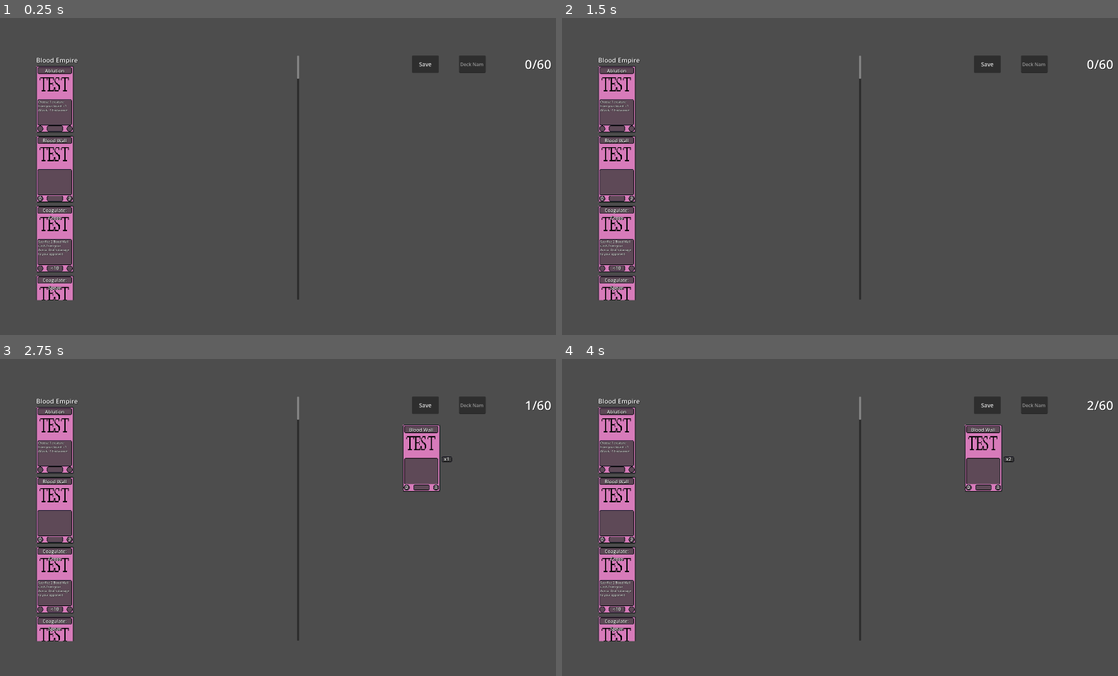
Above: before the commit, frames 1-4 (two rows, left to right).
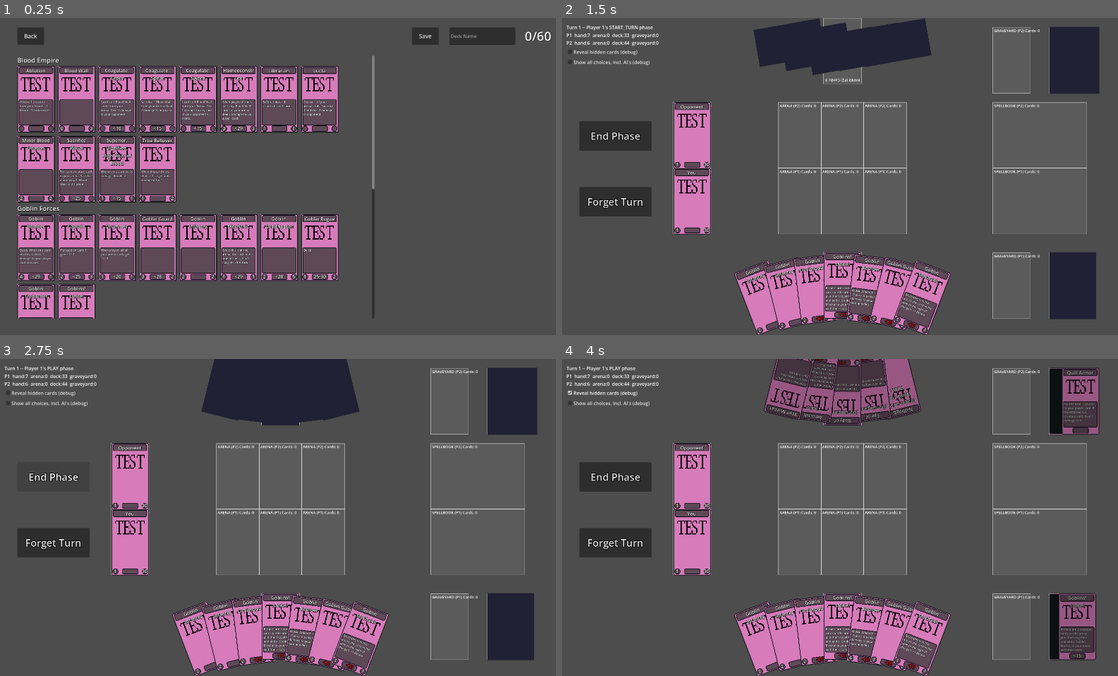
Above: after the commit, the same moments.

Repository: KT0mi/KT0mi_Card_Game_Godot
Game: Godot game, scene res://Scenes/DeckBuilder.tscn
Same seed, same stepped clock (60 frames per second), same inputs: the game is played once before the commit and once after it. This scene is started directly instead of the project's main scene.
Inputs (mouse positions are in pixels of both pictures, inside the frame that each line leads up to):
- Up to frame 1 (0.25 s): no input
- Up to frame 2 (1.5 s): click (595, 37) at 0.5 s, where only the run after the commit has a clickable "Back"; click (656, 220) at 1.25 s, where only the run after the commit has a clickable "Duel"
- Up to frame 3 (2.75 s): click (55, 476) at 2 s, where only the run after the commit has a clickable "End Phase"
- Up to frame 4 (4 s): click (617, 542) at 2.75 s, where only the run after the commit has a clickable "Forget Turn"; click (612, 393) at 3.5 s, where only the run after the commit has a clickable "Reveal hidden cards (debug)"

The runs differ from the first frame. In frame 1, 20% of the frame differs, in the area x 3-100%, y 3-95%; in frame 2, 23%; in frame 3, 25%, in the area x 0-100%, y 0-100%; in frame 4, 24%.

Commit message:
Fixed columns on deck builder panels; Added main menu functionality

Diff:
--- a/Scenes/DeckBuilder.tscn
+++ b/Scenes/DeckBuilder.tscn
@@ -10,20 +10,21 @@
 
 [node name="AvailablePanel" type="ScrollContainer" parent="." unique_id=754057566]
 layout_mode = 0
-offset_left = 128.0
+offset_left = 64.0
 offset_top = 128.0
-offset_right = 1024.0
-offset_bottom = 960.0
+offset_right = 1280.0
+offset_bottom = 1024.0
 theme = ExtResource("1_3sf4w")
 horizontal_scroll_mode = 0
 
 [node name="AvailableList" type="VBoxContainer" parent="AvailablePanel" unique_id=1160090048]
 layout_mode = 2
+size_flags_horizontal = 3
 
 [node name="DeckPanel" type="ScrollContainer" parent="." unique_id=774455539]
 layout_mode = 0
 offset_left = 1376.0
-offset_top = 224.0
+offset_top = 128.0
 offset_right = 1856.0
 offset_bottom = 960.0
 theme = ExtResource("1_3sf4w")
@@ -31,31 +32,41 @@
 
 [node name="DeckList" type="VBoxContainer" parent="DeckPanel" unique_id=1017062453]
 layout_mode = 2
+size_flags_horizontal = 3
 
 [node name="DeckNameEdit" type="LineEdit" parent="." unique_id=598020999]
 layout_mode = 0
-offset_left = 1568.0
-offset_top = 128.0
-offset_right = 1659.0
-offset_bottom = 187.0
+offset_left = 1536.0
+offset_top = 32.0
+offset_right = 1760.0
+offset_bottom = 91.0
 theme = ExtResource("1_3sf4w")
 placeholder_text = "Deck Name"
 
 [node name="SaveButton" type="Button" parent="." unique_id=1211344844]
 layout_mode = 0
 offset_left = 1408.0
-offset_top = 128.0
+offset_top = 32.0
 offset_right = 1499.0
-offset_bottom = 187.0
+offset_bottom = 91.0
 theme_override_font_sizes/font_size = 19
 text = "Save"
 
 [node name="CountLabel" type="Label" parent="." unique_id=445470909]
 layout_mode = 0
 offset_left = 1792.0
-offset_top = 128.0
+offset_top = 32.0
 offset_right = 1883.0
-offset_bottom = 187.0
+offset_bottom = 91.0
 theme = ExtResource("1_3sf4w")
 theme_override_font_sizes/font_size = 43
 text = "0/60"
+
+[node name="BackButton" type="Button" parent="." unique_id=1715374325]
+layout_mode = 0
+offset_left = 64.0
+offset_top = 32.0
+offset_right = 155.0
+offset_bottom = 91.0
+theme_override_font_sizes/font_size = 19
+text = "Back"
--- a/Scenes/Main.tscn
+++ b/Scenes/Main.tscn
@@ -2,6 +2,7 @@
 
 [ext_resource type="Script" uid="uid://b1ottpnjfnja5" path="res://Scripts/SceneScripts/Main.gd" id="1_idj7w"]
 [ext_resource type="Theme" uid="uid://bxjx78kc5nbmv" path="res://Theme/card_label_theme.tres" id="1_r150o"]
+[ext_resource type="Script" uid="uid://wvcn61nmle6" path="res://Scripts/SceneScripts/DeckSelector.gd" id="3_kln2b"]
 
 [node name="Main" type="Control" unique_id=1236296484]
 layout_mode = 3
@@ -26,9 +27,15 @@
 theme = ExtResource("1_r150o")
 text = "Deck Builder"
 
-[node name="DeckSelector" type="Control" parent="." unique_id=486454589]
-anchors_preset = 0
-offset_left = 1248.0
+[node name="DeckSelector" type="ScrollContainer" parent="." unique_id=1889308910]
+layout_mode = 0
+offset_left = 1280.0
 offset_top = 64.0
 offset_right = 1856.0
 offset_bottom = 1024.0
+horizontal_scroll_mode = 0
+script = ExtResource("3_kln2b")
+
+[node name="DeckList" type="VBoxContainer" parent="DeckSelector" unique_id=607584735]
+layout_mode = 2
+size_flags_horizontal = 3
--- a/Scripts/SceneScripts/DeckBuilderController.gd
+++ b/Scripts/SceneScripts/DeckBuilderController.gd
@@ -8,15 +8,31 @@
 @onready var count_label : Label = $CountLabel
 @onready var deck_name_edit : LineEdit = $DeckNameEdit
 @onready var save_button : Button = $SaveButton
+@onready var back_button : Button = $BackButton
 
 var working_deck: Dictionary = {}        # StringName -> int
 var _available_entries: Dictionary = {}  # StringName -> DeckBuilderCard
 var _deck_entries: Dictionary = {}       # StringName -> DeckBuilderCard
 var _editing_deck_id: String = ""        # "" means new deck
 
+const MAIN_SCENE = "res://Scenes/Main.tscn"
+
 func _ready() -> void:
 	_populate_available()
 	save_button.pressed.connect(_on_save_pressed)
+	back_button.pressed.connect(_on_back_pressed)
+
+	await get_tree().process_frame
+	print("AvailablePanel size: ", $AvailablePanel.size)
+	print("AvailableList size: ", available_list.size)
+	for child in available_list.get_children():
+		if child is HFlowContainer:
+			print("  Flow row size: ", child.size, "  min: ", child.get_combined_minimum_size())
+			for c in child.get_children():
+				print("    Card size: ", c.size, "  min: ", c.get_combined_minimum_size())
+
+func _on_back_pressed() -> void:
+	get_tree().change_scene_to_file(MAIN_SCENE)
 
 ## --- Populating the Available panel, grouped by set -------------------
 
@@ -34,6 +50,11 @@
 			entry.add_requested.connect(_on_add)
 			_available_entries[def.id] = entry
 			_refresh_entry(def.id)
+
+	await get_tree().process_frame
+	for child in available_list.get_children():
+		if child is HFlowContainer:
+			child.queue_sort()
 
 func _add_set_header(parent: VBoxContainer, set_id: StringName) -> void:
 	var label := Label.new()
--- /dev/null
+++ b/Scripts/SceneScripts/DeckSelector.gd
@@ -0,0 +1,44 @@
+extends ScrollContainer
+
+@onready var delete_button_icon := preload("res://Assets/Images/Test/trash_icon.png")
+@onready var deck_list : BoxContainer = $DeckList
+
+signal choose_deck(id : String)
+
+func _ready() -> void:
+	_populate_deck_list()
+
+func _populate_deck_list() -> void:
+	var decks := DeckStorage.list_saved_decks()
+
+	for deck in decks:
+		var deck_box : HBoxContainer = HBoxContainer.new()
+
+		var i : int = 0
+		var deck_button : Button = Button.new()
+		deck_button.size = Vector2(124, 124)
+		if deck.deck_name != "":
+			deck_button.text = deck.deck_name
+		else:
+			deck_button.text = "Untitled Deck %d" % i
+			i += 1
+		deck_button.pressed.connect(func(): choose_deck.emit(deck.id))
+
+		var delete_button : Button = Button.new()
+		delete_button.icon = delete_button_icon
+		delete_button.pressed.connect(_delete_button.bind(deck.id))
+
+		deck_box.add_child(deck_button)
+		deck_box.add_spacer(true)
+		deck_box.add_child(delete_button)
+
+		deck_list.add_child(deck_box)
+
+func _delete_button(id: String) -> void:
+	DeckStorage.delete_deck(id)
+	_clear_deck_list()
+	_populate_deck_list()
+
+func _clear_deck_list() -> void:
+	for d in deck_list.get_children():
+		d.queue_free()
--- a/Scripts/SceneScripts/Main.gd
+++ b/Scripts/SceneScripts/Main.gd
@@ -2,14 +2,19 @@
 
 @onready var duel_button : Button = $DuelButton
 @onready var deck_builder_button : Button = $DeckBuilderButton
+@onready var deck_selector : ScrollContainer = $DeckSelector
+
+const DUEL_SCENE := "res://Scenes/TestScene.tscn"
+const DECK_BUILDER_SCENE := "res://Scenes/DeckBuilder.tscn"
 
 # Called when the node enters the scene tree for the first time.
 func _ready() -> void:
 	duel_button.pressed.connect(_on_duel_pressed)
 	deck_builder_button.pressed.connect(_on_deck_builder_pressed)
+	deck_selector.choose_deck.connect(func(id): StateData.chosen_deck = id)
 
 func _on_duel_pressed() -> void:
-	pass
+	get_tree().change_scene_to_file(DUEL_SCENE)
 
 func _on_deck_builder_pressed() -> void:
-	pass
+	get_tree().change_scene_to_file(DECK_BUILDER_SCENE)
--- /dev/null
+++ b/Scripts/StateData.gd
@@ -0,0 +1,4 @@
+extends RefCounted
+##Autoload
+
+var chosen_deck : String = ""
--- a/project.godot
+++ b/project.godot
@@ -23,6 +23,7 @@
 ZoneManager="*uid://bojcj5h4snwtf"
 TurnController="*uid://cdxsaqei70kaf"
 GameActions="*uid://bhpd2krdpwpm8"
+StateData="*uid://demxl17y58utd"
 CardDatabase="*uid://cqn88c4ncghs3"
 DeckStorage="*uid://0gxe7vc2bn3d"
 CardViewManager="*uid://drhoovfrn2on7"
@@ -35,7 +36,6 @@
 
 window/size/viewport_width=1920
 window/size/viewport_height=1080
-window/size/mode=3
 
 [physics]
 
Binary file added: Assets/Images/Test/trash_icon.png
Not shown, added: Assets/Images/Test/trash_icon.png.import
Not shown, added: Scripts/SceneScripts/DeckSelector.gd.uid
Not shown, added: Scripts/StateData.gd.uid
